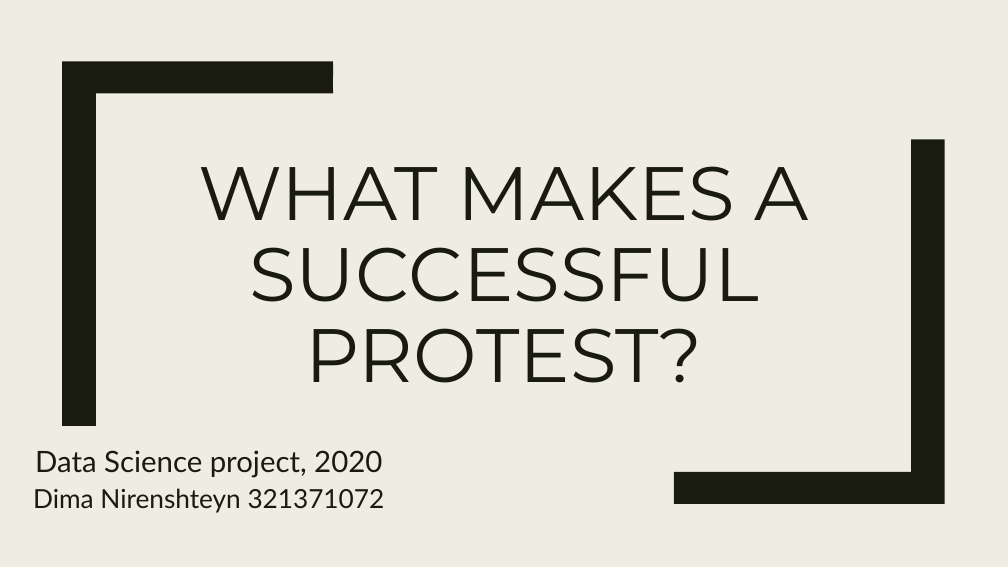
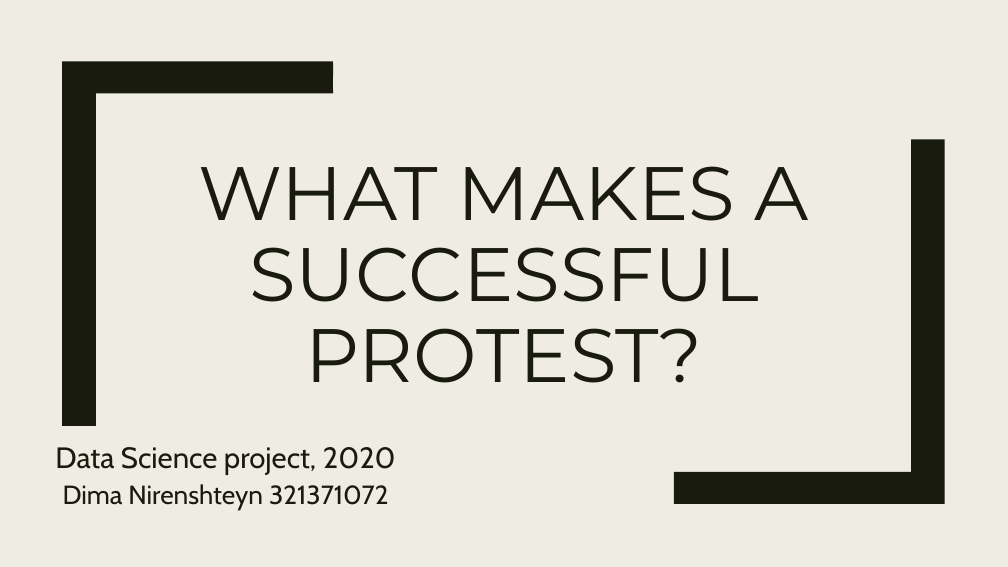
Before and after one commit to Dimnir/Protests, a slide deck: slide 1 of Presentation.pptx. Drawn at 1008x567 pixels with LibreOffice and Linux fonts; fonts in the diff are those of the drawing. Boxes give left, top, right and bottom in pixels: in the first picture for what was removed or moved away, otherwise in the second. Text is boxed around its words. In the diff, an @@ line names an element or a change of style, - is before the commit and + after.

```diff
--- a/Presentation.pptx
+++ b/Presentation.pptx
@@ subtitle "Data Science project, 2020": place and size @@
-subtitle "Data Science project, 2020" at [33,450,385,513]
+subtitle "Data Science project, 2020" at [55,447,396,510]
@@ subtitle "Data Science project, 2020" at [55,447,396,510]: font Lato to Cabin @@
```
Also in this commit, not shown: 16 other slides changed.
